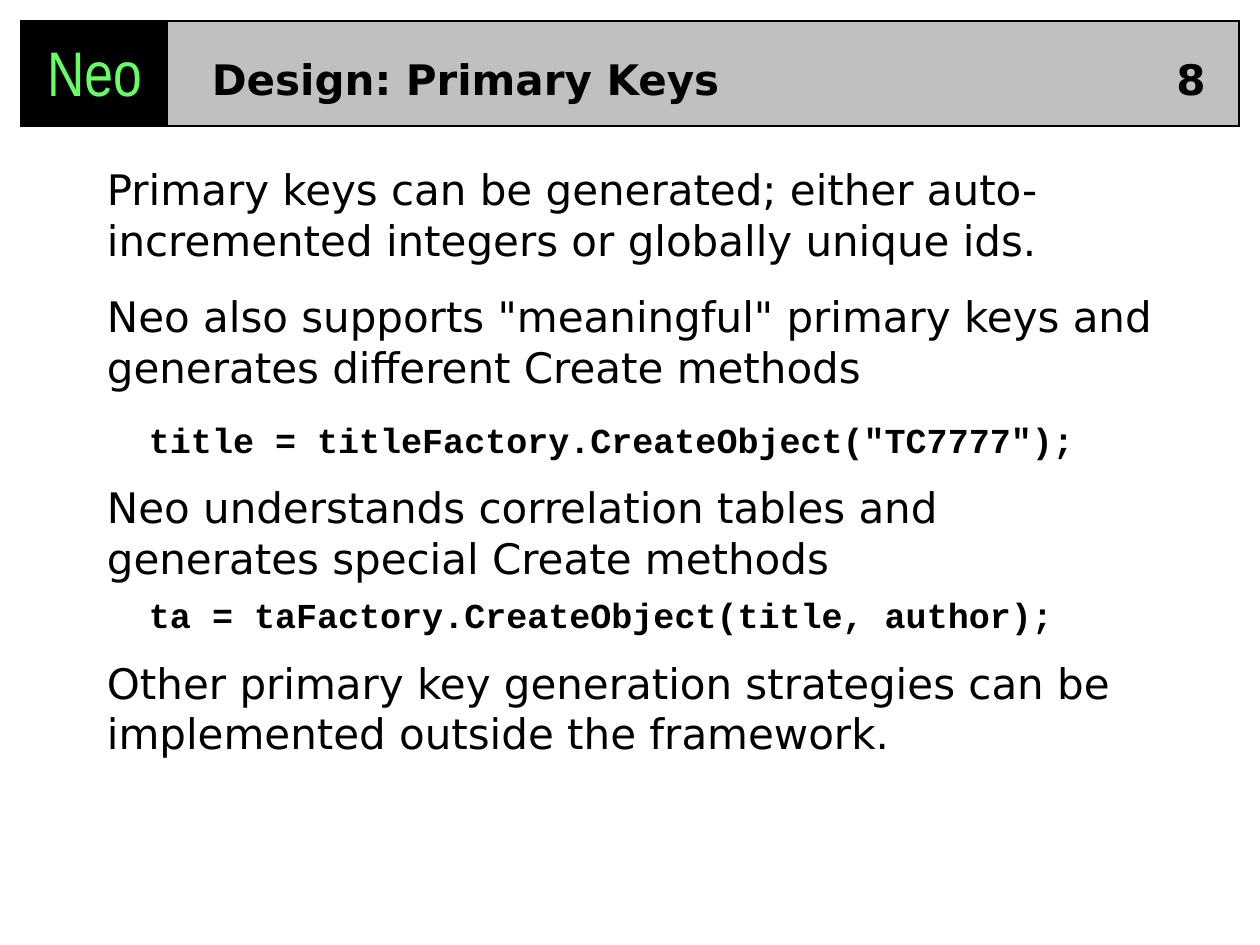
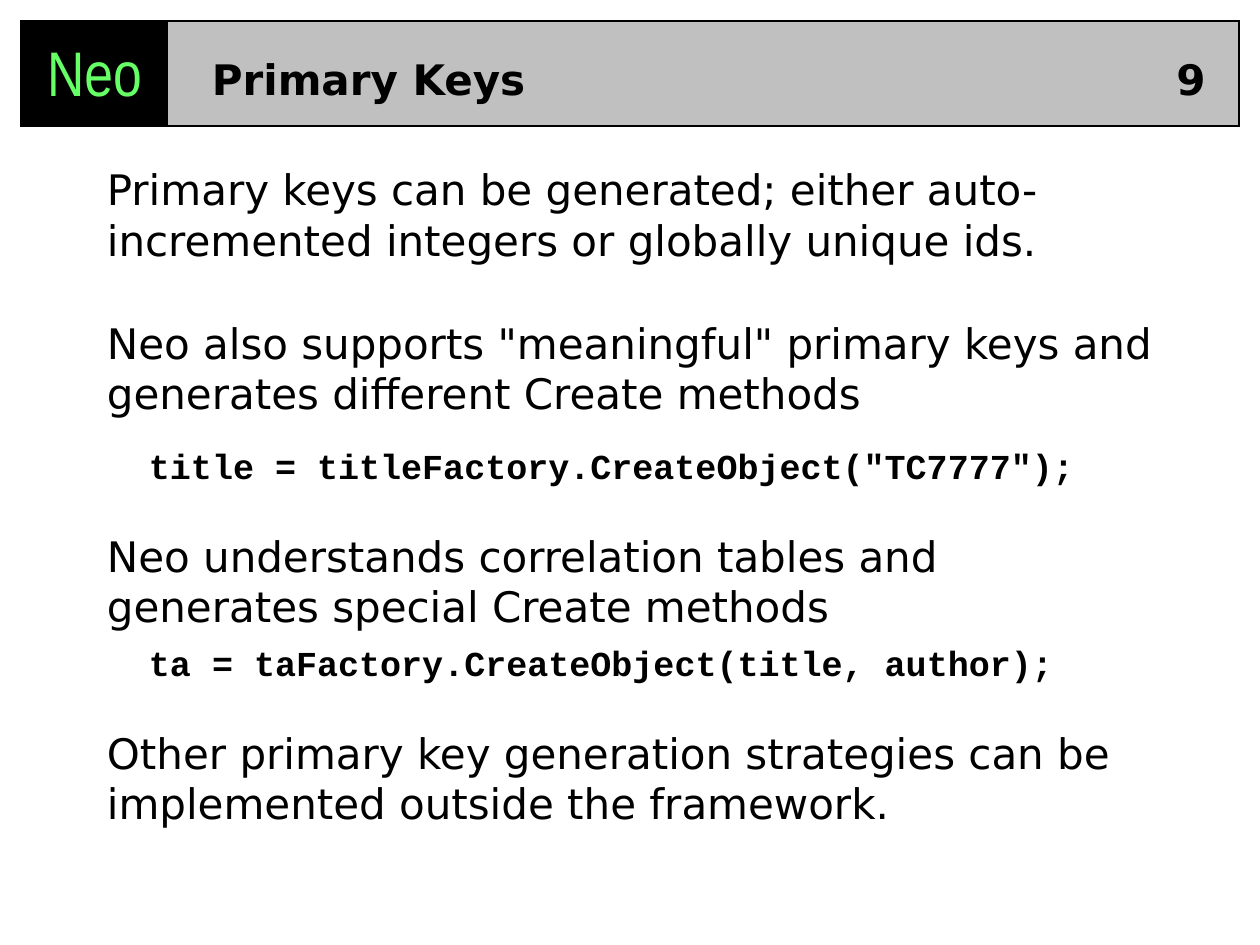
Before and after one commit to codehaus/neo, a slide deck: slide 9 of neo/docs/Neo_DesignGoals.ppt (slide 8 before the commit). Drawn at 1260x945 pixels with LibreOffice and Linux fonts; fonts in the diff are those of the drawing. Boxes give left, top, right and bottom in pixels: in the first picture for what was removed or moved away, otherwise in the second. Text is boxed around its words. In the diff, an @@ line names an element or a change of style, - is before the commit and + after.

```diff
--- a/neo/docs/Neo_DesignGoals.ppt
+++ b/neo/docs/Neo_DesignGoals.ppt
@@ title at [212, 63, 526, 104]: text changed @@
-Design: Primary Keys
+Primary Keys
@@ page number at [1176, 64, 1205, 96]: text changed @@
-8
+9
@@ text at [107, 173, 1074, 684]: more space between paragraphs @@
```
Also in this commit, not shown: 12 other slides changed, 1 slide added, 5 other files.
